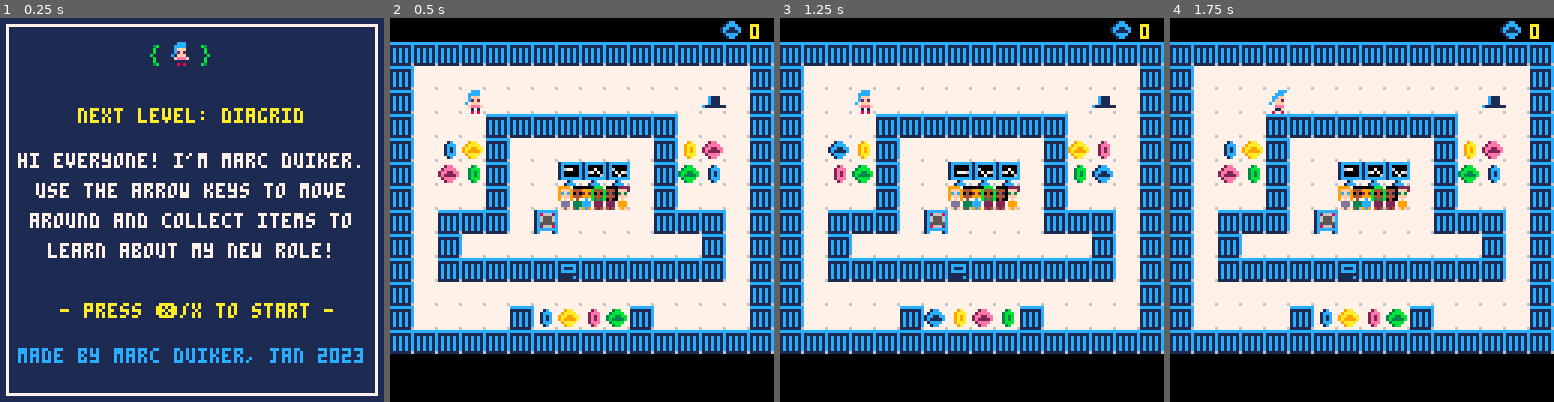
Above: before the commit, frames 1-4 (left to right).
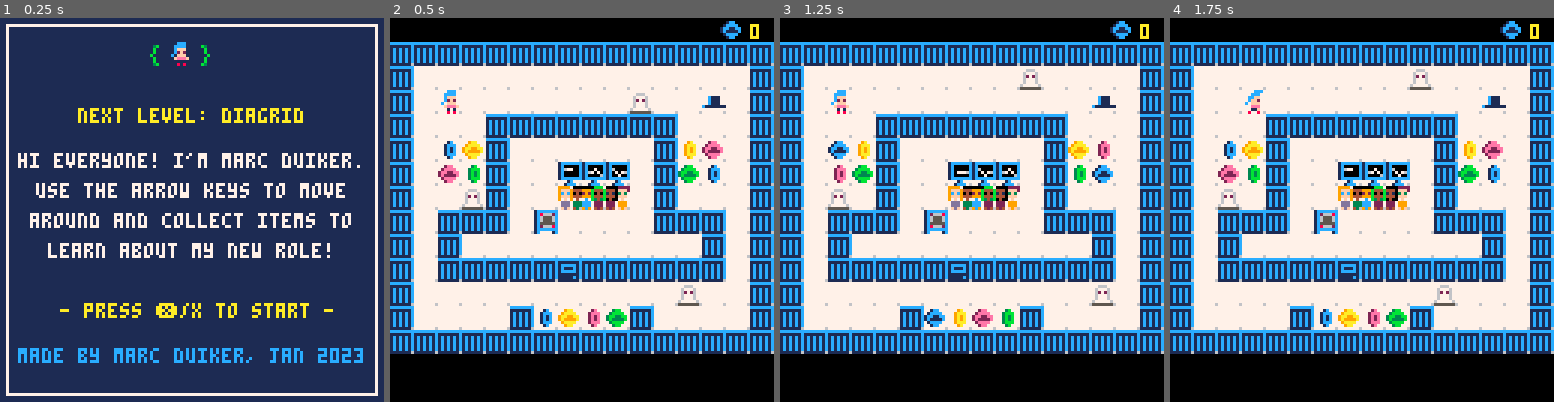
Above: after the commit, the same moments.

Repository: marcduiker/pico-8-games
Game: PICO-8 cartridge carts/dapr/dapr.p8
Two runs of this game, one before a commit and one after it. Both use one fixed random seed, a clock stepped at 60 frames per second and the inputs below.
Inputs:
- Up to frame 1 (0.25 s): no input
- Up to frame 2 (0.5 s): tap X (X key) at 0.33 s
- Up to frame 3 (1.25 s): tap O (Z key) at 0.7 s; tap X (X key) at 1.07 s
- Up to frame 4 (1.75 s): hold Right from 1.6 s (still down); tap O (Z key) at 1.7 s

Frame 1 is identical in both runs. In frame 2, 0.7% of the frame differs, in the area x 13-81%, y 18-75%; in frame 3, 0.7%; in frame 4, 0.7%.

Commit message:
Add bug movement
Signed-off-by: Marc Duiker <marcduiker@users.noreply.github.com>

Diff:
--- a/carts/dapr/dapr.p8
+++ b/carts/dapr/dapr.p8
@@ -16,6 +16,7 @@
 function init_game()
 	music(0,1000)
 	init_map()
+	init_bugs(levels[1])
 	add_player()
 	dirx={-1,1,0,0}
 	diry={0,0,-1,1}
@@ -114,7 +115,7 @@
 }
 messages={message1,message2,message3,message4}
 
-function update_message_section()
+function update_message_level()
 	if btnp(❎) then
 		if p.isgameover then
 			_upd=update_game_over
@@ -127,7 +128,7 @@
 	end
 end
 
-function draw_message_section()
+function draw_message_level()
 	local x1=0
 	local x2=128
 	rectfill(x1,30,x2,114,0)
@@ -229,10 +230,12 @@
 
 function add_player()
 	p={}
-	p.x=3
+	p.levelnr=1
+	p.level=level1
+	p.x=p.level.respawnx
 	p.dx=0
 	p.sx=0
-	p.y=3
+	p.y=p.level.respawny
 	p.dy=0
 	p.sy=0
 	p.t=0
@@ -245,9 +248,7 @@
 	p.isjumping=false
 	p.isflipped=false
 	p.seq=seq_walk
-	p.sectionnr=1
-	p.section=section1
-	p.previoussection=nil
+	p.previouslevel=nil
 	p.isgameover=false
 	p.respawnx=p.x
 	p.respawny=p.y
@@ -272,8 +273,8 @@
 end
 
 function draw_score()
-	spr(section1.scorespr, 110, 0)
-	print(p.section.score, 120, 2, 10)
+	spr(level1.scorespr, 110, 0)
+	print(p.level.score, 120, 2, 10)
 end
 
 function update_game()
@@ -310,9 +311,9 @@
 			_upd=update_player_move
 		elseif iscollectable(destx,desty) then
 			if isscore(destx,desty) then
-				p.section.score+=1
+				p.level.score+=1
 			end
-			if p.section.score == p.section.maxscore then
+			if p.level.score==p.level.maxscore then
 				sfx(3)
 				collection_complete()
 			else
@@ -322,7 +323,7 @@
 			if ishat(destx,desty) then
 				p.hashat=true
 				p.hatspr=getsmallhat(mget(destx,desty))
-				p.section.serverspr=p.section.servertileopen
+				p.level.serverspr=p.level.servertileopen
 			end
 			mset(destx,desty,63)
 			p.x+=_dx
@@ -332,11 +333,11 @@
 			p.dx=p.sx
 			p.dy=p.sy
 			_upd=update_player_move
-		elseif isendofsection(destx,desty) then
+		elseif isendoflevel(destx,desty) then
 			sfx(5)
 			-- move to next level
-			_upd=update_message_section
-			_drw=draw_message_section
+			_upd=update_message_level
+			_drw=draw_message_level
 		else
 			-- nothing special
 			sfx(0)
@@ -354,21 +355,21 @@
 end
 
 function collection_complete()
-	p.section.isdooropen=true
-end
-
-function completed_section()
-	p.respawnx=p.section.respawnx
-	p.respawny=p.section.respawny
+	p.level.isdooropen=true
+end
+
+function completed_level()
+	p.respawnx=p.level.respawnx
+	p.respawny=p.level.respawny
 	p.message=messages[p.messagenr]
 	-- close current door to ensure player goes through the portal
-	p.section.isdooropen=false
-	p.previoussection=p.section
-	if p.sectionnr < 4 then
-		p.sectionnr+=1
-		p.section=sections[p.sectionnr]
+	p.level.isdooropen=false
+	p.previouslevel=p.level
+	if p.levelnr < 4 then
+		p.levelnr+=1
+		p.level=levels[p.levelnr]
 		p.messagenr+=1
-		p.section.isdooropen=true
+		p.level.isdooropen=true
 	else
 		p.isgameover=true
 	end
@@ -439,7 +440,7 @@
 -- map
 
 function init_map()
-	section1={
+	level1={
 		id=1,
 		camerax=16*8*0,
 		cameray=0,
@@ -456,21 +457,21 @@
 		servertileopen=tiles.server_blue_green,
 		serverspr=tiles.server_blue_red,
 		hasplayed=false,
-		respawnx=7,
-		respawny=8,
+		respawnx=2,
+		respawny=3,
 		score=0,
 		scorespr=56,
 		maxscore=12,
-		bug1x=13,
-		bug1y=4,
-		bug1dir=0,
-		bug2x=2,
-		bug2y=7,
+		bug1x=1,
+		bug1y=7,
+		bug1dir=1,
+		bug2x=10,
+		bug2y=3,
 		bug2dir=3,
-		bug3x=10,
-		bug3y=12,
+		bug3x=14,
+		bug3y=11,
 		bug3dir=1}
-	section2={
+	level2={
 		id=2,
 		isdooropen=false,
 		doorx=5,
@@ -491,7 +492,7 @@
 		portaly=12,
 		portalnr=1,
 		portalspr={73,74,75,76,77}}
-	section3={
+	level3={
 		id=3,
 		isdooropen=false,
 		doorx=10,
@@ -512,7 +513,7 @@
 		portaly=12,
 		portalnr=1,
 		portalspr={105,106,107,108,109}}
-	section4={
+	level4={
 		id=4,
 		isdooropen=false,
 		doorx=5,
@@ -533,12 +534,13 @@
 		portaly=3,
 		portalnr=1,
 		portalspr={121,122,123,124,125}}
-	sections={section1,section2,section3,section4}
+	levels={level1,level2,level3,level4}
 end
 
 tiles={
 	server_blue_red=71,
-	server_blue_green=73
+	server_blue_green=73,
+	floor=63
 }
 
 local tile_types={
@@ -552,7 +554,7 @@
 	anim_state_2=7
 }
 
-local speed={
+speed={
 	slow=30,
 	medium=15,
 	fast=7
@@ -560,24 +562,27 @@
 
 function draw_map()
 	map(0,0)
-	camera(p.section.camerax,p.section.cameray)
+	camera(p.level.camerax,p.level.cameray)
  draw_tiles()
  if t%speed.medium==0 then
  	animate_tiles()
  end
+ if t%speed.fast==0 then
+ 	move_bugs()
+ end
 end
 
 function draw_tiles()
-	if p.section.isdooropen then
-		mset(p.section.doorx,p.section.doory,p.section.opendoorspr)
-	end
-
-	mset(p.section.serverx,p.section.servery,p.section.serverspr)
+	if p.level.isdooropen then
+		mset(p.level.doorx,p.level.doory,p.level.opendoorspr)
+	end
+
+	mset(p.level.serverx,p.level.servery,p.level.serverspr)
 end
 
 function animate_tiles()
-	for x=p.section.mapx,p.section.mapx+15 do
-		for y=p.section.mapy,p.section.mapy+15 do
+	for x=p.level.mapx,p.level.mapx+15 do
+		for y=p.level.mapy,p.level.mapy+15 do
 			if is_anim_state_1(x,y) then
 				swap_tiles(x,y)
 			elseif is_anim_state_2(x,y) then
@@ -609,7 +614,7 @@
 	mset(x,y,tile-1)
 end
 
-function isendofsection(_x,_y)
+function isendoflevel(_x,_y)
 	local tile=mget(_x,_y)
 	return fget(tile,tile_types.server)
 end
@@ -647,6 +652,66 @@
 
 function rndint(_min, _max)
 	return flr(_min+rnd(_max-_min))
+end
+-->8
+-- bugs
+
+local x_movements={-1,1,0,0}
+local y_movements={0,0,-1,1}
+local reverse_directions={1,0,3,2}
+
+local bug1={x=nil,y=nil,dir=nil,tile=nill}
+local bug2={x=nil,y=nil,dir=nil,tile=nill}
+local bug3={x=nil,y=nil,dir=nil,tile=nill}
+
+local bugs={bug1,bug2,bug3}
+local bugs_anim={128,129}
+
+function init_bugs(level)
+	bug1.x=level.bug1x
+	bug1.y=level.bug1y
+	bug1.dir=level.bug1dir
+	bug1.tile=tiles.floor
+	bug2.x=level.bug2x
+	bug2.y=level.bug2y
+	bug2.dir=level.bug2dir
+	bug2.tile=tiles.floor
+	bug3.x=level.bug3x
+	bug3.y=level.bug3y
+	bug3.dir=level.bug3dir
+	bug3.tile=tiles.floor
+end
+
+function move_bugs()
+	for bug in all(bugs) do
+		move_bug(bug)
+	end
+end
+
+function move_bug(bug)
+	if (not try_swap_and_move(bug)) then
+		bug.dir=reverse_directions[bug.dir+1]
+		try_swap_and_move(bug)
+	end
+end
+
+function try_swap_and_move(bug)
+	local new_x=bug.x+x_movements[bug.dir+1]
+	local new_y=bug.y+y_movements[bug.dir+1]
+	if (not isobstacle(new_x, new_y) and not isbug(new_x,new_y)) then
+		swap_tiles_with(bug,new_x,new_y)
+		bug.x=new_x
+		bug.y=new_y
+		return true
+	end
+	return false
+end
+
+function swap_tiles_with(bug,x2,y2)
+	local tile=mget(bug.x,bug.y)
+	mset(bug.x,bug.y,bug.tile)
+	bug.tile=mget(x2,y2)
+	mset(x2,y2,get_frame(bugs_anim,speed.fast))
 end
 __gfx__
 00000000000ccc000000ccc00000ccc0000ccc00000ccc00000ccc00000000007777777777777777777777777777777777777777777777777777777777777777
@@ -713,14 +778,14 @@
 01cccc00c111111100000000000000000000000000000000000000000000000000000000000000000000000072eeee77772eee77000000000000000000000000
 001cc00000000000000000000000000000000000000000000000000000000000000000000000000000000000772ee7777772e777000000000000000000000000
 00000000000000000000000000000000000000000000000000000000000000000000000000000000000000007777777677777776000000000000000000000000
-00666000000000000000000000000000000000000000000000000000000000000000000000000000000000000000000000000000000000000000000000000000
-06777600006660000000000000000000000000000000000000000000000000000000000000000000000000000000000000000000000000000000000000000000
-06272600067776000000000000000000000000000000000000000000000000000000000000000000000000000000000000000000000000000000000000000000
-06777600062726000000000000000000000000000000000000000000000000000000000000000000000000000000000000000000000000000000000000000000
-06777600067776000000000000000000000000000000000000000000000000000000000000000000000000000000000000000000000000000000000000000000
-06777600067776000000000000000000000000000000000000000000000000000000000000000000000000000000000000000000000000000000000000000000
-00000000677777600000000000000000000000000000000000000000000000000000000000000000000000000000000000000000000000000000000000000000
-05555500555555500000000000000000000000000000000000000000000000000000000000000000000000000000000000000000000000000000000000000000
+77666777777777770000000000000000000000000000000000000000000000000000000000000000000000000000000000000000000000000000000000000000
+76777677776667770000000000000000000000000000000000000000000000000000000000000000000000000000000000000000000000000000000000000000
+76272677767776770000000000000000000000000000000000000000000000000000000000000000000000000000000000000000000000000000000000000000
+76777677762726770000000000000000000000000000000000000000000000000000000000000000000000000000000000000000000000000000000000000000
+76777677767776770000000000000000000000000000000000000000000000000000000000000000000000000000000000000000000000000000000000000000
+76777677767776770000000000000000000000000000000000000000000000000000000000000000000000000000000000000000000000000000000000000000
+77777777677777670000000000000000000000000000000000000000000000000000000000000000000000000000000000000000000000000000000000000000
+75555576555555560000000000000000000000000000000000000000000000000000000000000000000000000000000000000000000000000000000000000000
 
 
 
@@ -862,7 +927,7 @@
 303f3f3f30303030303030303f3f3f3000000000000000000000000000000000000000000000000000000000000000000000000000000000000000000000000000000000000000000000000000000000000000000000000000000000000000000000000000000000000000000000000000000000000000000000000000000000
 303f4b6c303f3f3f3f3f3f306b7c3f3000000000000000000000000000000000000000000000000000000000000000000000000000000000000000000000000000000000000000000000000000000000000000000000000000000000000000000000000000000000000000000000000000000000000000000000000000000000
 303f7c5b303f3f4445463f305c4b3f3000000000000000000000000000000000000000000000000000000000000000000000000000000000000000000000000000000000000000000000000000000000000000000000000000000000000000000000000000000000000000000000000000000000000000000000000000000000
-303f3f3f303f3f2c2d2e3f303f3f3f3000000000000000000000000000000000000000000000000000000000000000000000000000000000000000000000000000000000000000000000000000000000000000000000000000000000000000000000000000000000000000000000000000000000000000000000000000000000
+30803f3f303f3f2c2d2e3f303f3f3f3000000000000000000000000000000000000000000000000000000000000000000000000000000000000000000000000000000000000000000000000000000000000000000000000000000000000000000000000000000000000000000000000000000000000000000000000000000000
 303f3030303f473f3f3f3f3030303f3000000000000000000000000000000000000000000000000000000000000000000000000000000000000000000000000000000000000000000000000000000000000000000000000000000000000000000000000000000000000000000000000000000000000000000000000000000000
 303f303f3f3f3f3f3f3f3f3f3f303f3000000000000000000000000000000000000000000000000000000000000000000000000000000000000000000000000000000000000000000000000000000000000000000000000000000000000000000000000000000000000000000000000000000000000000000000000000000000
 303f3030303030103030303030303f3000000000000000000000000000000000000000000000000000000000000000000000000000000000000000000000000000000000000000000000000000000000000000000000000000000000000000000000000000000000000000000000000000000000000000000000000000000000
